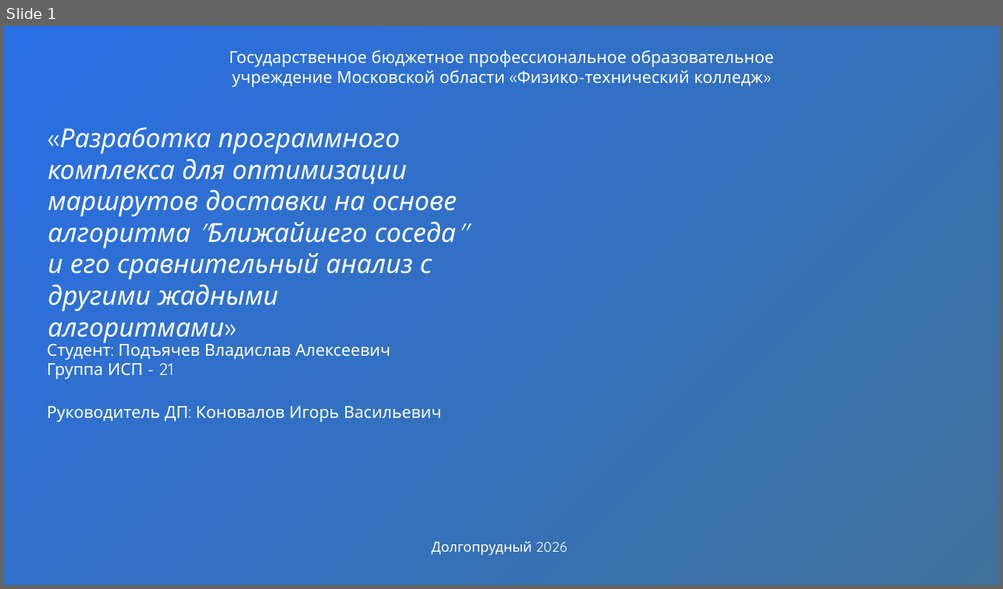
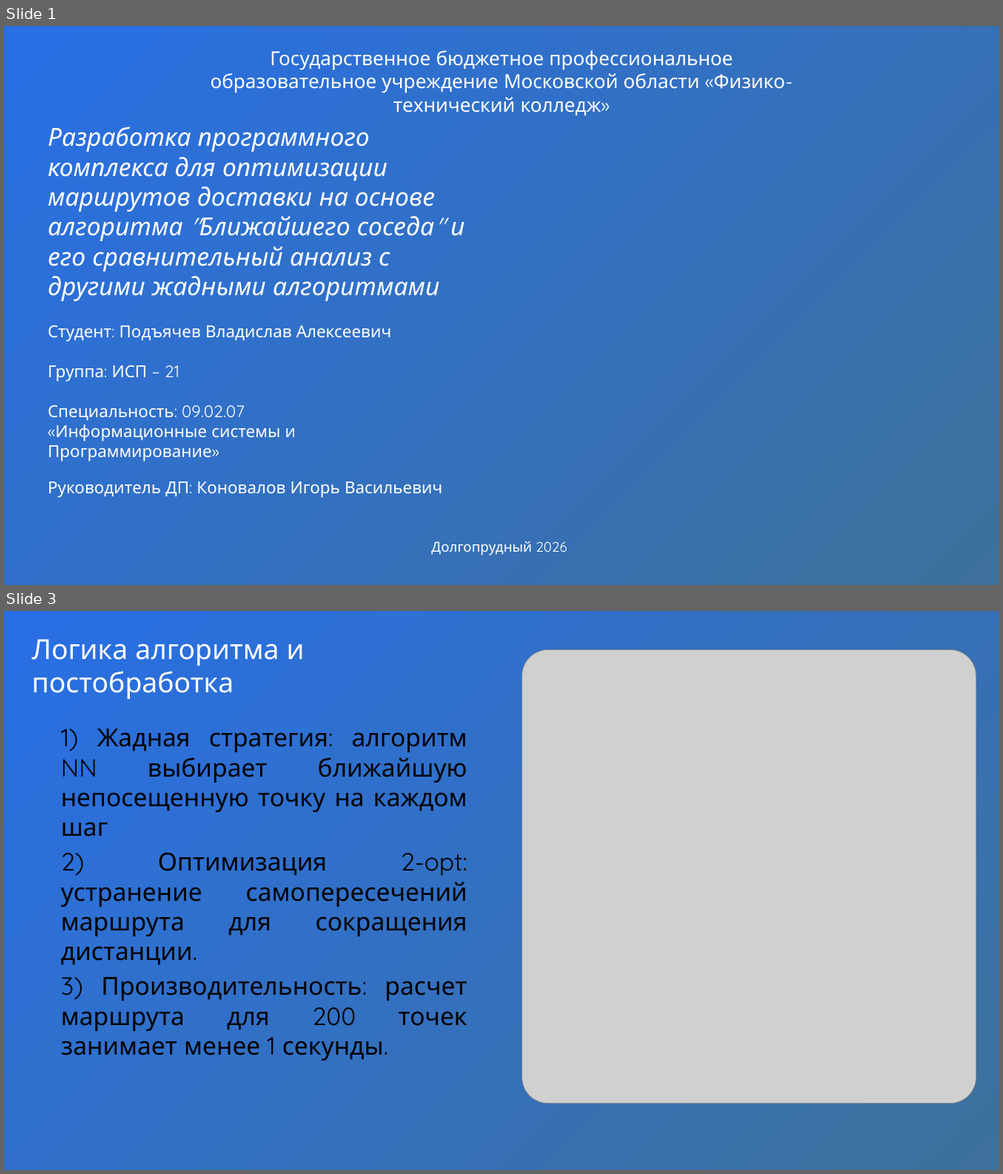
Before and after one commit to darinbtw/Machine_learning_to_optimize_processes_in_logistics, a slide deck: Презентация ДП Подъячев.pptx. Shown one above the other, each under a label of ours: slide 1 before the commit, slides 1 and 3 after it; the slides between them are not shown. The pictures are 1003x589 and 1003x1174 pixels, drawn with LibreOffice and Linux fonts; fonts in the diff are those of the drawing; grey boxes stand for pictures; background and template pictures are left out. Boxes give left, top, right and bottom in pixels: in the first picture for what was removed or moved away, otherwise in the second. Text is boxed around its words. In the diff, an @@ line names an element or a change of style, - is before the commit and + after.

```diff
--- a/Презентация ДП Подъячев.pptx
+++ b/Презентация ДП Подъячев.pptx
@@ slide 3 added at bbox=[4, 611, 999, 1170], background gradient #3E719B to #286FE5 @@
@@ title added at bbox=[32, 639, 304, 699], 40 pt, text #FFFFFF @@
+Логика алгоритма и постобработка
@@ picture added at bbox=[522, 649, 975, 1103] @@
@@ text added at bbox=[61, 729, 467, 1061], 36 pt, text #000000 @@
+1) Жадная стратегия: алгоритм NN выбирает ближайшую непосещенную точку на каждом шаг
+2) Оптимизация 2-opt: устранение самопересечений маршрута для сокращения дистанции.
+3) Производительность: расчет маршрута для 200 точек занимает менее 1 секунды.
@@ slide 1 changed as well @@
@@ text "Государственное бюджетное профессиональное образовательное у ...": place and size @@
-text "Государственное бюджетное профессиональное образовательное у ..." at bbox=[229, 50, 774, 87]
+text "Государственное бюджетное профессиональное образовательное у ..." at bbox=[210, 50, 785, 116]
@@ text "Государственное бюджетное профессиональное образовательное у ..." at bbox=[210, 50, 785, 116]: size 24 to 28 pt @@
@@ text at bbox=[48, 127, 464, 301]: text changed; size 38 to 36 pt @@
-«Разработка программного комплекса для оптимизации маршрутов доставки на основе алгоритма "Ближайшего соседа" и его сравнительный анализ с другими жадными алгоритмами»
+Разработка программного комплекса для оптимизации маршрутов доставки на основе алгоритма "Ближайшего соседа" и его сравнительный анализ с другими жадными алгоритмами
@@ text "Студент: Подъячев Владислав Алексеевич": place and size @@
-text "Студент: Подъячев Владислав Алексеевич" at bbox=[47, 340, 390, 380]
+text "Студент: Подъячев Владислав Алексеевич" at bbox=[48, 326, 391, 462]
@@ text at bbox=[48, 366, 296, 462]: text changed @@
-Группа ИСП - 21
+Группа: ИСП – 21
+Специальность: 09.02.07
+«Информационные системы и
+Программирование»
@@ text "Руководитель ДП: Коновалов Игорь Васильевич": place and size @@
-text "Руководитель ДП: Коновалов Игорь Васильевич" at bbox=[47, 406, 441, 423]
+text "Руководитель ДП: Коновалов Игорь Васильевич" at bbox=[48, 482, 442, 498]
```
Also in this commit, not shown: 1 other slide changed, 2 other slides added, 5 slides removed, 2 other files.
